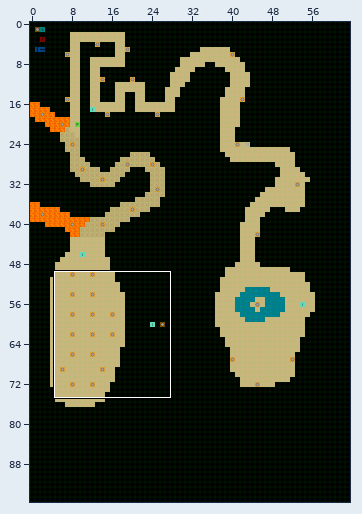
Tiled map (JSON) -- assets/maps/chap1.json. The first picture is a wide view before the edit; the outline marks the close-up.
Close-up. The starting point:
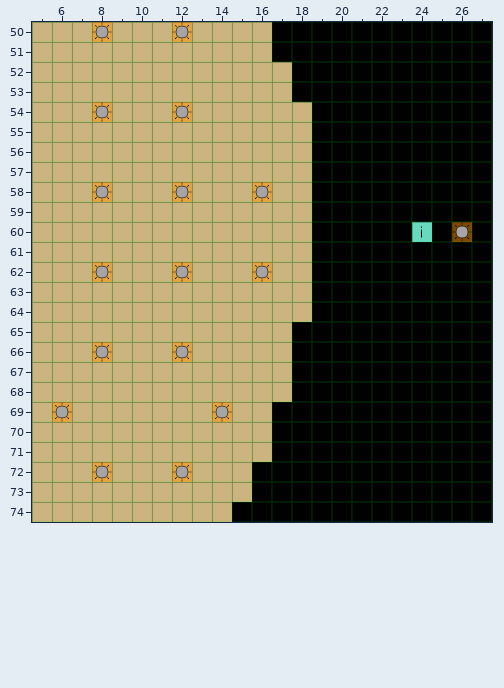
Cells are 32x32 px. Shown: x 5..27, y 50..74. The commit also changed other parts of the map, which this record leaves out.
And afterwards:
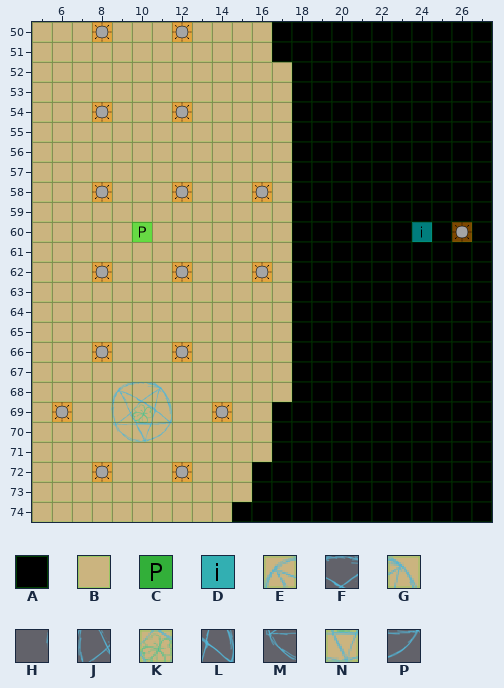
Key: from "basic": A 0, B 1; from "items": C 1, D 5; from "spawn": E 6, F 7, G 8, H 10, J 11, K 12, L 13, M 16, N 17, P 18.
_ is an empty cell, . an unchanged one.
Objects are placed by their top-left corner, in cells (3,4 is the top-left corner of cell 3,4); size is 1x1 cell unless given.
Tiles of an added or newly shown layer are drawn over the layers below it.
See-through tiles are keyed as they look on the map.
What changed:
--- layer "map"
@@ x 18..18 @@
-54 B
-55 B
-56 B
-57 B
-58 B
+54 A
+55 A
+56 A
+57 A
+58 A
@@ x 18..18 @@
-62 B
-63 B
-64 B
+62 A
+63 A
+64 A
--- layer "overlay" (added)
@@ x 8..11 @@
-68 .___
-69 ____
-70 .___
+68 .EFG
+69 HJKL
+70 .MNP
--- layer "secret_passage"
@@ x 18..24 @@
-59 _......
-60 _....._
-61 _......
+59 A......
+60 A.....A
+61 A......
--- layer "doods"
-(outside this view)
+C "Player" at 10,60
--- layer "items"
+D "clock" at 24,60
-D "watch" at 24,60
Boxes around the changes in both close-ups, in picture pixels (x1, y1, x2, y2):
changed: (292, 102, 312, 322)
new place: (132, 222, 152, 242)
changed: (412, 222, 432, 242)
added: (111, 382, 172, 442)
